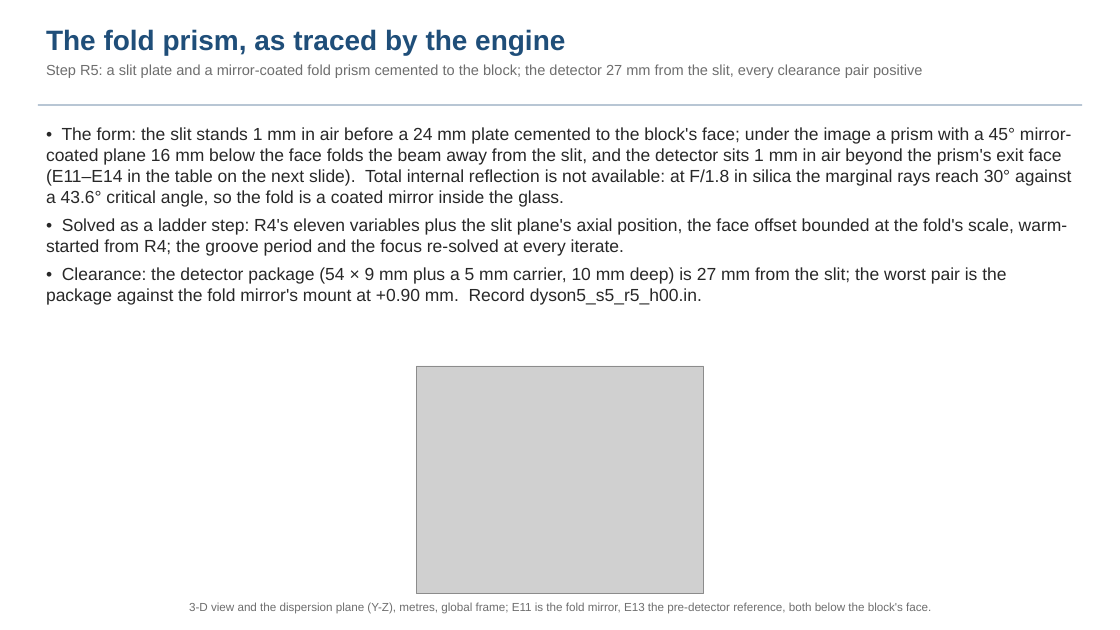
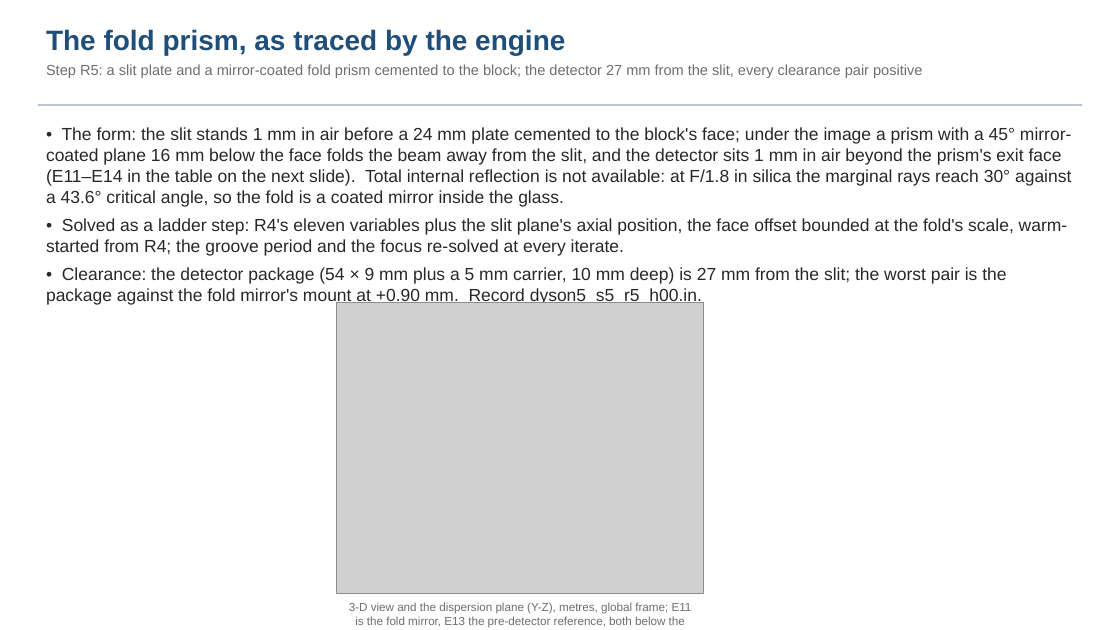
Before and after one commit to nasa-jpl/macos, a slide deck: slide 20 of demo_session/deck_dyson_baseline.pptx. Drawn at 1120x630 pixels with LibreOffice and Linux fonts; fonts in the diff are those of the drawing; grey boxes stand for pictures. Boxes give left, top, right and bottom in pixels: in the first picture for what was removed or moved away, otherwise in the second. Text is boxed around its words. In the diff, an @@ line names an element or a change of style, - is before the commit and + after.

```diff
--- a/demo_session/deck_dyson_baseline.pptx
+++ b/demo_session/deck_dyson_baseline.pptx
@@ picture: place and size @@
-picture at (417,366,704,594)
+picture at (336,302,704,594)
@@ text "3-D view and the dispersion ..." rewrapped from (189,602,931,614) to (349,602,692,628) @@
```
Also in this commit, not shown: 6 other slides changed, 7 slides added, 6 other files.
